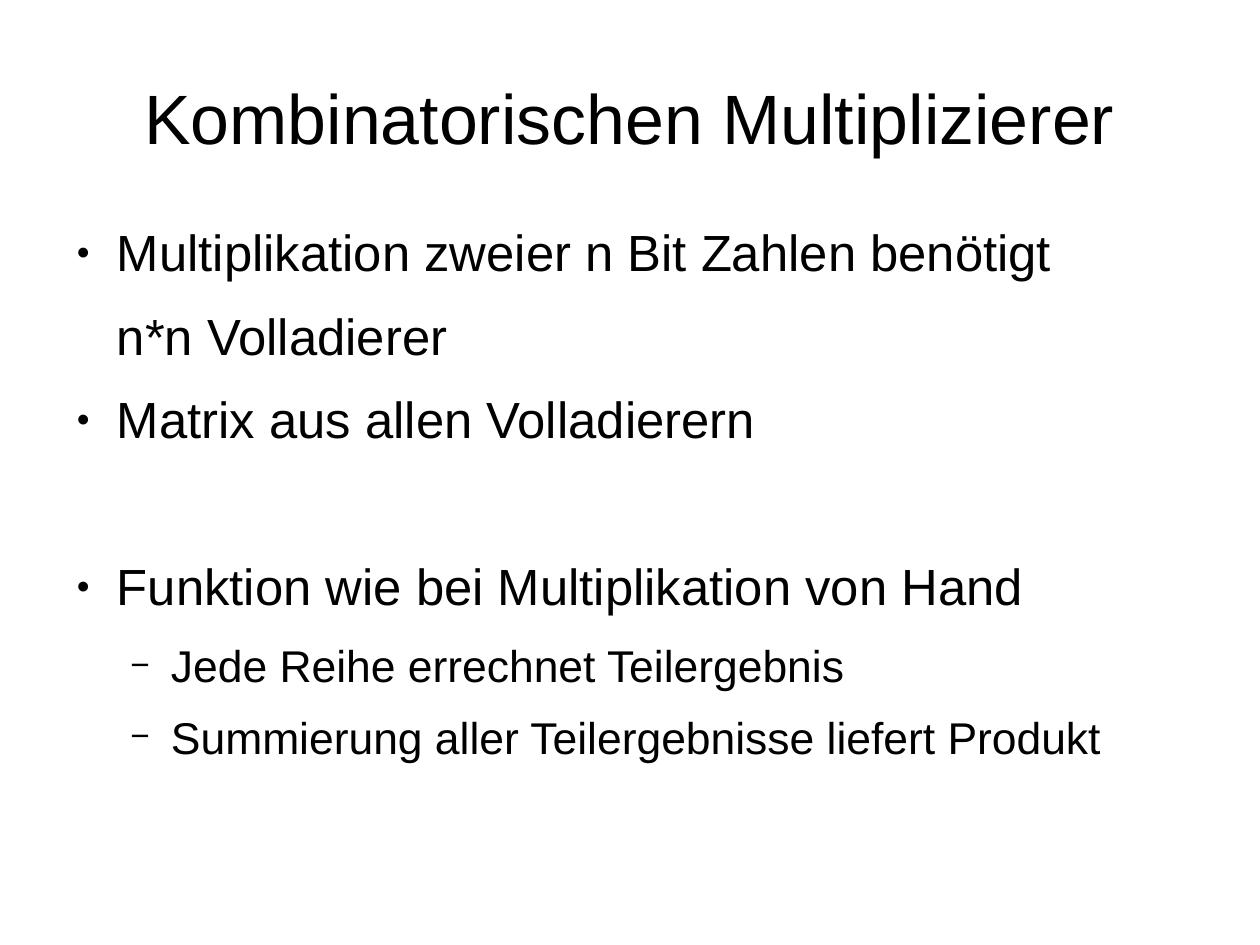
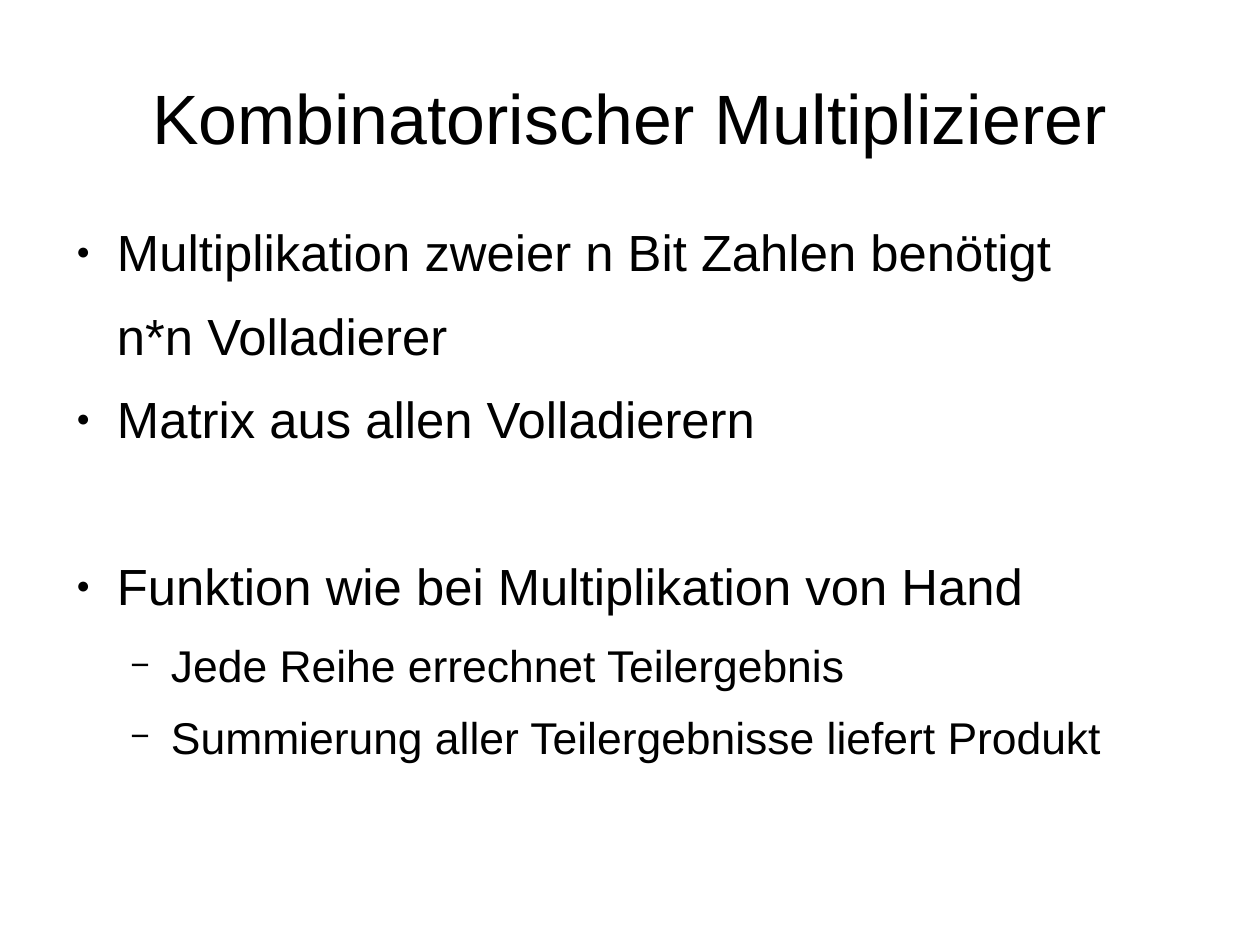
Before and after one commit to stadler-tom/schreibzeug, a slide deck: slide 14 of Presentation/Hauptseminar_RSA.odp. Drawn at 1260x945 pixels with LibreOffice and Linux fonts; fonts in the diff are those of the drawing. Boxes give left, top, right and bottom in pixels: in the first picture for what was removed or moved away, otherwise in the second. Text is boxed around its words. In the diff, an @@ line names an element or a change of style, - is before the commit and + after.

```diff
--- a/Presentation/Hauptseminar_RSA.odp
+++ b/Presentation/Hauptseminar_RSA.odp
@@ title at box(152, 93, 1107, 157): text changed @@
-Kombinatorischen Multiplizierer
+Kombinatorischer Multiplizierer
```
Also in this commit, not shown: 1 other slide changed, 1 slide added, 1 other file.
